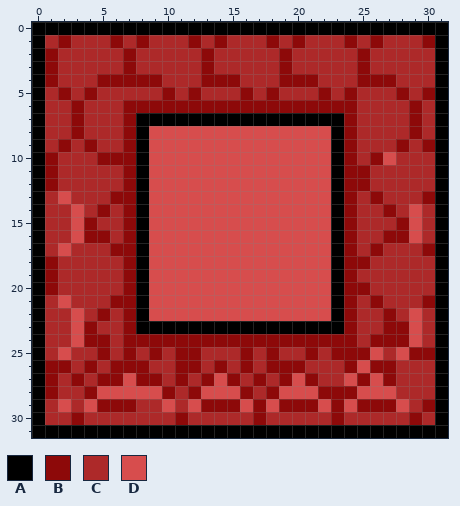
Pixel-art file: pixelgamejam2024/Assets/Art/UI/Scaled-9-slice-outlined.aseprite. The picture above was drawn from the file before the commit.
32x32 pixels, 1 frame.
Visible layers, top first: "Layer 3 Copy", "Layer 3", "Layer 2", "Layer 1".
Palette (. is transparent): A #000000  B #8d0909  C #ad2929  D #d74d4d
Pixels before, first column x 0:
 0 AAAAAAAAAAAAAAAAAAAAAAAAAAAAAAAA
 1 ACBCCCBCBCCCBCBCCCBCBCCCBCBCCCBA
 2 ABCCCCCBCCCCCBCCCCCBCCCCCBCCCCCA
 3 ABCCCCCBCCCCCBCCCCCBCCCCCBCCCCCA
 4 ABCCCBBBBBCCCBBBCCCBBBCCCBBBCCCA
 5 ACBCBCCCCCBCBCCCBCBCCCBCBCCCBCBA
 6 ACCBCCCBBBBBBBBBBBBBBBBBBCCCCBCA
 7 ACCBCCCBAAAAAAAAAAAAAAAABCCCCBCA
 8 ACCBCCCBADDDDDDDDDDDDDDABCCCCBCA
 9 ACBCBCCBADDDDDDDDDDDDDDABCCCBCBA
10 ABCCCBBBADDDDDDDDDDDDDDABCBDCCCA
11 ABCCCCCBADDDDDDDDDDDDDDABBCCCCCA
12 ABCCCCCBADDDDDDDDDDDDDDABBCCCCCA
13 ACDCCCBBADDDDDDDDDDDDDDABCBCCCBA
14 ACCDCBCBADDDDDDDDDDDDDDABCCBCDCA
15 ACCDBCCBADDDDDDDDDDDDDDABCCCBDCA
16 ACCDBBCBADDDDDDDDDDDDDDABCCBBDCA
17 ACDCCCBBADDDDDDDDDDDDDDABCBCCCBA
18 ABCCCCCBADDDDDDDDDDDDDDABBCCCCCA
19 ABCCCCCBADDDDDDDDDDDDDDABCCCCCCA
20 ABCCCCCBADDDDDDDDDDDDDDABBCCCCCA
21 ACDCCCBBADDDDDDDDDDDDDDABCBCCCBA
22 ACCDCBCBADDDDDDDDDDDDDDABCCBCDCA
23 ACCDBCCBAAAAAAAAAAAAAAAABCCBBDCA
24 ACCDBBCBBBBBBBBBBBBBBBBBBCBBBDCA
25 ACDCCBCBCBCBBCCCBCBCCBCBBBDCDBBA
26 ABBCBCBBBCCBBCBCBCBBBCCCBDBBCCCA
27 ABCBCBBDBBCBCBDBCBCBDBCCDBDBCCCA
28 ABCCBDDDDDBCBDDDBCBDDDBBBDDDCCCA
29 ACDCDBBBCCDCDBBBDBDBBBDBDBBBDCBA
30 ACCBCCCCCCCBCCCCCBCCCCCBCCCCCBCA
31 AAAAAAAAAAAAAAAAAAAAAAAAAAAAAAAA
The same view after the edit:
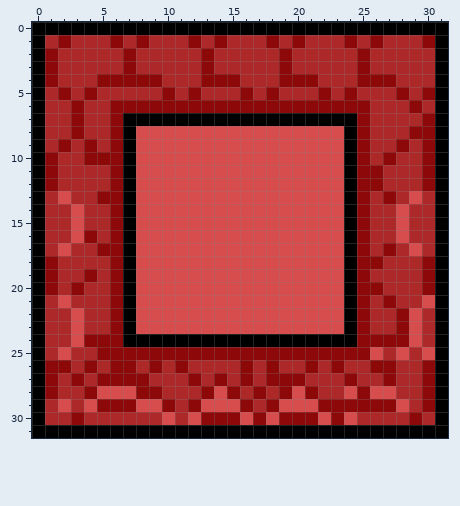
From old to new:
Layer "Layer 3 Copy":
y 6: x 6 C -> B; x 25 C -> B
y 7: x 6..7 CB -> BA; x 24..25 BC -> AB; x 29..30 BC -> CB
y 8: x 6..8 CBA -> BAD; x 23..25 ABC -> DAB; x 30 C -> B
y 9: x 6..8 CBA -> BAD; x 23..25 ABC -> DAB
y 10: x 4 C -> B; x 7..8 BA -> AD; x 23..27 ABCBD -> DABCB; x 30 C -> B
y 11..12: x 6..8 CBA -> BAD; x 23..24 AB -> DA; x 26 C -> B; x 30 C -> B
y 13: x 5 C -> B; x 7..8 BA -> AD; x 23..27 ABCBC -> DABCB; x 29..30 CB -> DC
y 14: x 5..8 BCBA -> CBAD; x 23..25 ABC -> DAB; x 27..29 BCD -> CDC
y 15: x 4 B -> C; x 6..8 CBA -> BAD; x 23..25 ABC -> DAB; x 28..29 BD -> DC
y 16: x 5..8 BCBA -> CBAD; x 23..25 ABC -> DAB; x 27..29 BBD -> CDC
y 17: x 5 C -> B; x 7..8 BA -> AD; x 23..27 ABCBC -> DABCB; x 29..30 CB -> DC
y 18: x 6..8 CBA -> BAD; x 23..24 AB -> DA; x 26 C -> B; x 30 C -> B
y 19: x 4 C -> B; x 6..8 CBA -> BAD; x 23..25 ABC -> DAB; x 30 C -> B
y 20: x 3 C -> B; x 6..8 CBA -> BAD; x 23..24 AB -> DA; x 26 C -> B; x 30 C -> B
y 21: x 7..8 BA -> AD; x 23..27 ABCBC -> DABCB; x 30 B -> D
y 22: x 5..8 BCBA -> CBAD; x 23..25 ABC -> DAB; x 27..28 BC -> CB
y 23: x 4 B -> C; x 6..25 CBAAAAAAAAAAAAAAAABC -> BADDDDDDDDDDDDDDDDAB; x 27 B -> C
y 24: x 6..25 CBBBBBBBBBBBBBBBBBBC -> BAAAAAAAAAAAAAAAAAAB
y 25: x 6 C -> B; x 8 C -> B; x 10 C -> B; x 13..15 CCC -> BBB; x 17 C -> B; x 19..20 CC -> BB; x 22 C -> B; x 29..30 BB -> CD
y 26: x 8..9 BC -> CB; x 12 B -> C; x 14 B -> C; x 19..21 BBC -> CCB; x 23..25 CBD -> BCC; x 30 C -> B
y 27: x 7 D -> B; x 9 B -> C; x 11..18 BCBDBCBC -> CBCBCBCB; x 20..21 DB -> BC; x 24..26 DBD -> BCC; x 30 C -> B
y 28: x 8..10 DDB -> BBC; x 12..13 BD -> CB; x 15..19 DBCBD -> BCBCB; x 21..25 DBBBD -> BCCDB; x 30 C -> B
y 29: x 8..10 CCD -> DDB; x 12..22 DBBBDBDBBBD -> BDDDBCBDDDB; x 24 D -> B
y 30: x 10..16 CBCCCCC -> DCDBBBD; x 18..22 CCCCC -> DBBBD; x 24 C -> D
Pixel boxes of the changes (left, top, right, bottom) in both pictures:
changed: (71, 100, 435, 425)
